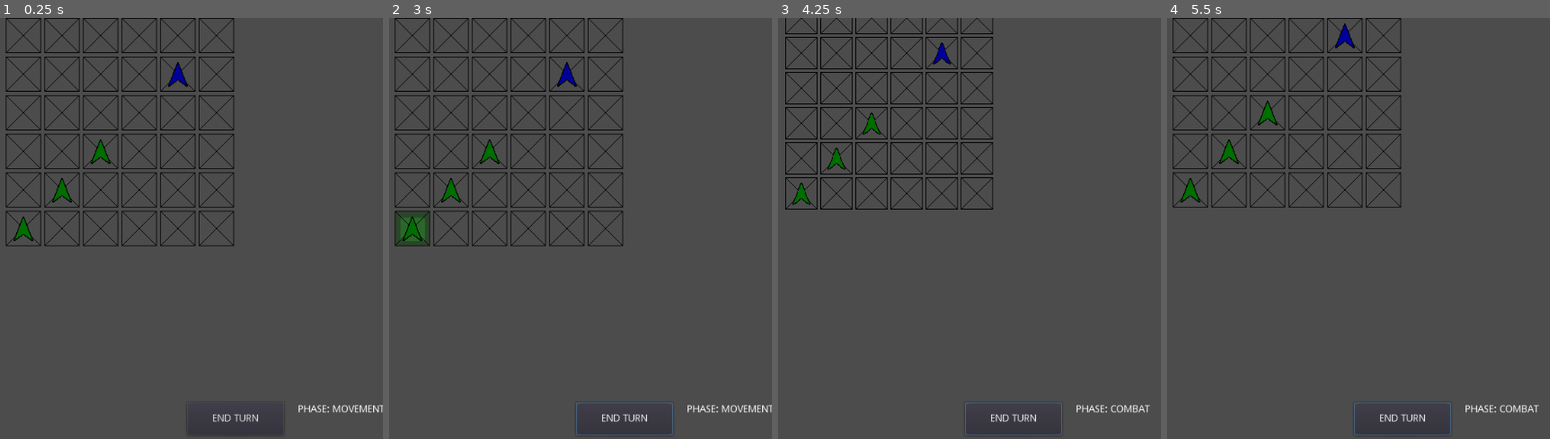
Above: before the commit, frames 1-4 (left to right).
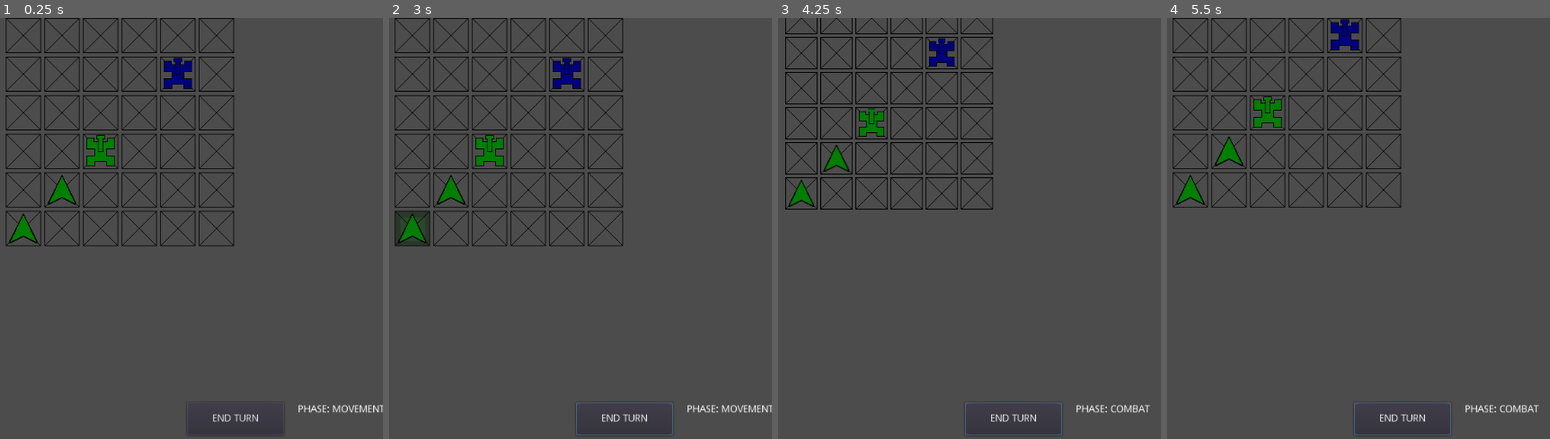
Above: after the commit, the same moments.

Repository: NickCheng0921/Grid
Game: Godot game, scene res://Scenes/Manager.tscn
The game is run twice, just before and just after one commit, with the same random seed, the same clock (stepped at 60 frames per second) and the same inputs. The engine's default icon, where the game draws it, is replaced by a stand-in: a white triangle on a blue panel in a dark square.
Inputs (mouse positions are in pixels of both pictures, inside the frame that each line leads up to):
- Up to frame 1 (0.25 s): no input
- Up to frame 2 (3 s): click "END TURN" at 0.5 s; click "END TURN" at 1.25 s; click "END TURN" at 2 s; tap Enter at 2.75 s; move the mouse to (411, 228) at 2.77 s; hold Right mouse button (right_click) from 2.78 s (still down); click (411, 228) at 2.92 s
- Up to frame 3 (4.25 s): tap Space at 3.5 s; move the mouse to (800, 190) at 3.52 s; release Right mouse button (right_click) at 3.53 s; tap Mouse wheel down (scroll_down) at 3.6 s; click (800, 190) at 3.67 s
- Up to frame 4 (5.5 s): tap Enter at 4.25 s; move the mouse to (1189, 123) at 4.27 s; tap Mouse wheel up (scroll_up) at 4.35 s; click (1189, 123) at 4.42 s; tap Space at 5 s; move the mouse to (1189, 72) at 5.02 s; right-click (1189, 72) at 5.1 s; click (1189, 72) at 5.17 s

The runs differ from the first frame. In frame 1, 1.1% of the frame differs, in the area x 2-51%, y 9-54%; in frame 2, 1.2%; in frame 3, 0.9%; in frame 4, 1.1%.

Commit message:
Use different range and movement values per unit type

Diff:
--- a/Scripts/Board.gd
+++ b/Scripts/Board.gd
@@ -12,9 +12,7 @@
 var Units
 var currTile = null
 var Tile = load("res://Scenes/Tile.tscn")
-var pColors = [Color(0, 1, 0), Color(0, 0, 1)]
-export var maxMove = 4
-export var maxRange = 4
+var pColors = [Color(0, .5, 0), Color(0, 0, .5)]
 
 var phase = Phases.MVMT
 var pcamera
@@ -34,7 +32,7 @@
 
 var unitLocations = [Vector2(1, 1), Vector2(2, 2), Vector2(3, 3), Vector2(5, 5)]
 var unitOwners    = [1, 1, 1, 2] #2 players
-var unitType      = [1, 1, 1, 1]
+var unitType      = [1, 1, 2, 2]
 var unitHealth    = []
 var unitDirections = [] # 0, 1, 2, 3 -> N, E, S, W
 var unitMovements =  {} #0th element in array is unit 1 here
@@ -75,13 +73,22 @@
 			nodeArr.push_back(tile)
 			$Tiles.add_child(tile)
 
+func getMaxMovement():
+	var maxMoveForUnit = Units.getMaxMovementOfUnit(unitType[int(currPiece) - 1])
+	return maxMoveForUnit
+
+func setMaxMovement():
+	var maxMoveForUnit = Units.getMaxMovementOfUnit(unitType[int(currPiece) - 1])
+	movement = maxMoveForUnit
+	return movement
+
 func walk(pos): #check if piece can walk onto specified location
 	var moveDist = abs(pos.x - currPieceLoc.x) + abs(pos.y - currPieceLoc.y)
 	if moveDist > 1:
 		return false
 	for uk in unitMovements.keys():
-		if uk != currPiece && unitMovements[uk].size() >= 5 - movement:
-			if unitMovements[uk][4 - movement] == pos:
+		if uk != currPiece && unitMovements[uk].size() >= getMaxMovement() + 1 - movement:
+			if unitMovements[uk][getMaxMovement() - movement] == pos:
 				return false
 	unitMovements[currPiece].push_back(pos)
 	if unitMovements[currPiece].size() > maxMoveInTurn:
@@ -91,7 +98,8 @@
 
 func attack(pos): #check if piece can call an attack onto specified location
 	var attDist = abs(pos.x - currPieceLoc.x) + abs(pos.y - currPieceLoc.y)
-	if attDist > 3:
+	var range_idx = unitType[int(currPiece) - 1]
+	if attDist > Units.getMaxRangeOfUnit(range_idx):
 		return false
 	unitAttacks[currPiece] = pos
 	return true
@@ -101,7 +109,7 @@
 	for p in unitLocations:
 		var unit = Sprite.new()
 		unit.modulate = pColors[unitOwners[count-1]-1]
-		unit.texture = load("res://Assets/pointer.png")
+		unit.texture = load("res://Assets/Tanks/" + Units.getImageOfUnit(unitType[count-1]))
 		unit.position = Vector2(offset*(p.x-1), -offset*(p.y-1))
 		nodeArr[(p.x-1) * grid_height + (p.y-1)].piece = str(count)
 		$Units.add_child(unit)
--- a/Scripts/Tile.gd
+++ b/Scripts/Tile.gd
@@ -40,7 +40,7 @@
 
 func walk():
 	if Board.movement > 0:
-		$MoveNumber.text = str(5 - Board.movement)
+		$MoveNumber.text = str(Board.getMaxMovement() + 1 - Board.movement)
 		walked = true
 		Board.movement -= 1
 		colorWalk()
@@ -65,7 +65,7 @@
 			Board.clearMove(piece)
 			Board.currPiece = piece
 			Board.currPieceLoc = Vector2(x, y)
-			Board.movement = Board.maxMove
+			Board.movement = Board.setMaxMovement()
 			Board.walking = true
 			$Background.self_modulate = pColors[Board.unitOwners[int(piece) - 1] - 1]
 		elif piece && Board.phase == Phases.CMBT:
--- a/Scripts/Units.gd
+++ b/Scripts/Units.gd
@@ -1,11 +1,12 @@
 extends Node
 
 
-const HP_ARR  = [5, 15]
-const RNG_ARR = [4, 4]
-const MVE_ARR = [4, 4]
-const VIS_ARR = [4, 4]
-const DMG_ARR = [5, 5]
+const HP_ARR  = [10, 5]
+const RNG_ARR = [4, 6]
+const MVE_ARR = [4, 2]
+const VIS_ARR = [4, 2]
+const DMG_ARR = [5, 10]
+const IMG_ARR = ["basic.png", "heavy.png"]
 
 # Called when the node enters the scene tree for the first time.
 func _ready():
@@ -26,7 +27,11 @@
 static func getDamageOfUnit(id):
 	return idSearch(id, DMG_ARR, 5)
 
+static func getImageOfUnit(id):
+	return idSearch(id, IMG_ARR, "basic.png")
+
 static func idSearch(id, arr, default):
+	id = int(id)
 	if id <= len(arr):
 		return arr[id-1]
 	else:
Binary file added: Assets/Tanks/basic.png
Not shown, added: Assets/Tanks/basic.png.import
Binary file added: Assets/Tanks/heavy.png
Not shown, changed: Assets/Tanks/heavy.png.import
Binary file removed: Assets/pointer.png
